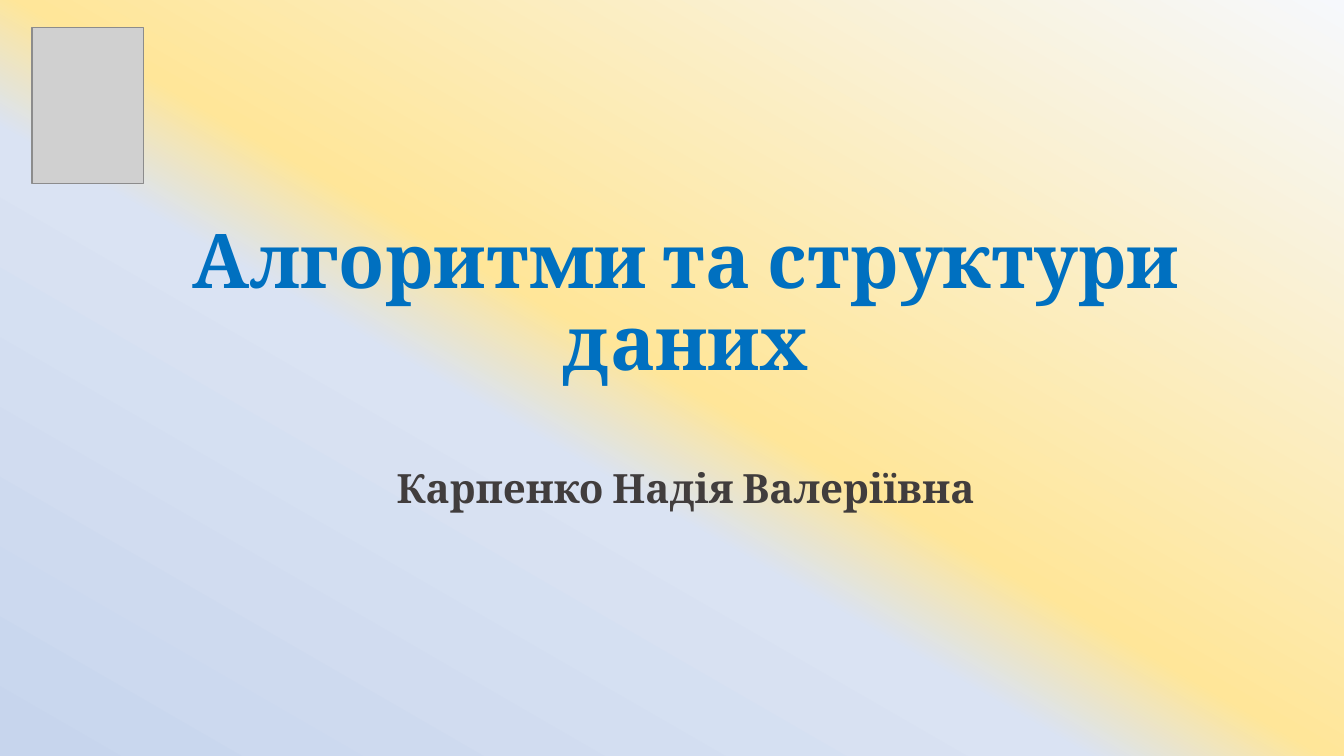
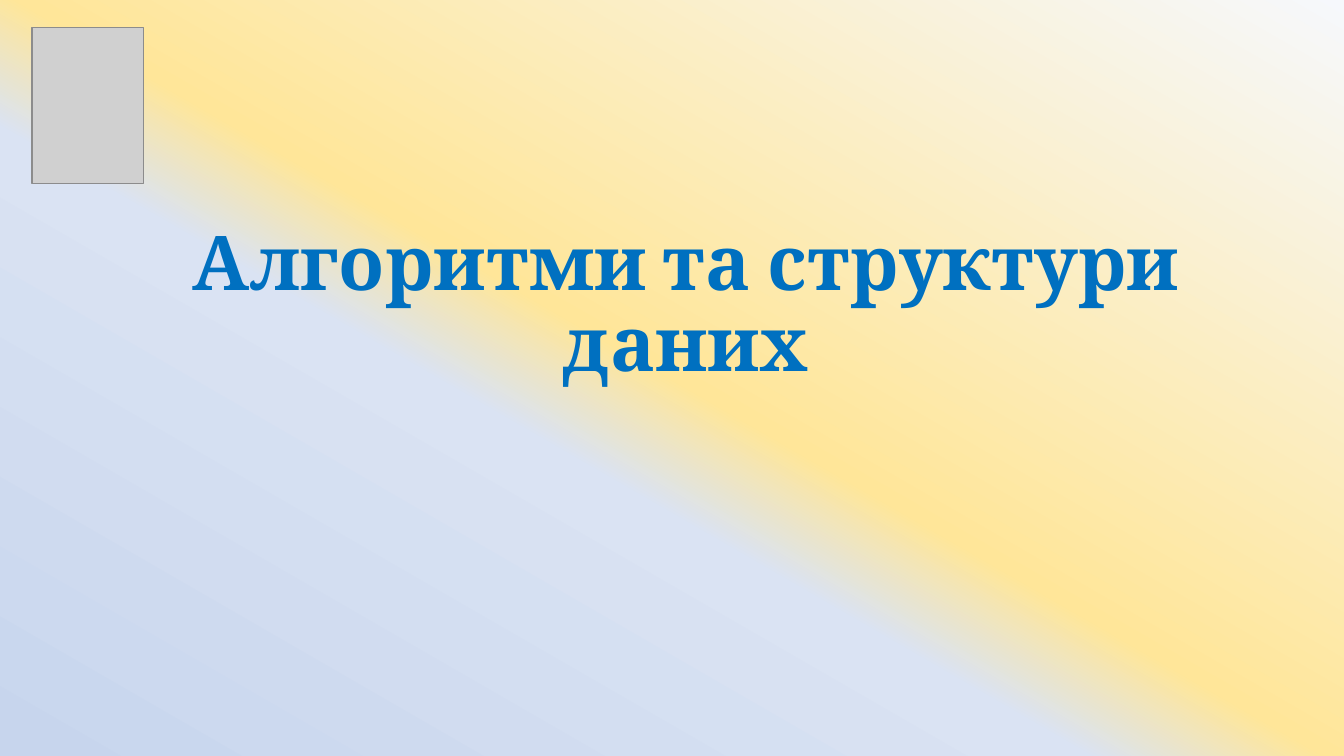
Before and after one commit to ArtemKlym/git_presentation, a slide deck: slide 1 of Git_1 part.pptx. Drawn at 1344x756 pixels with LibreOffice and Linux fonts; fonts in the diff are those of the drawing; grey boxes stand for pictures. Boxes give left, top, right and bottom in pixels: in the first picture for what was removed or moved away, otherwise in the second. Text is boxed around its words. In the diff, an @@ line names an element or a change of style, - is before the commit and + after.

Commit message:
авпав
оил

```diff
--- a/Git_1 part.pptx
+++ b/Git_1 part.pptx
@@ title at (x1=192, y1=221, x2=1179, y2=387): text changed @@
-Алгоритми та структури даних
-Карпенко Надія Валеріївна
+Алгоритми та структури даних
```
